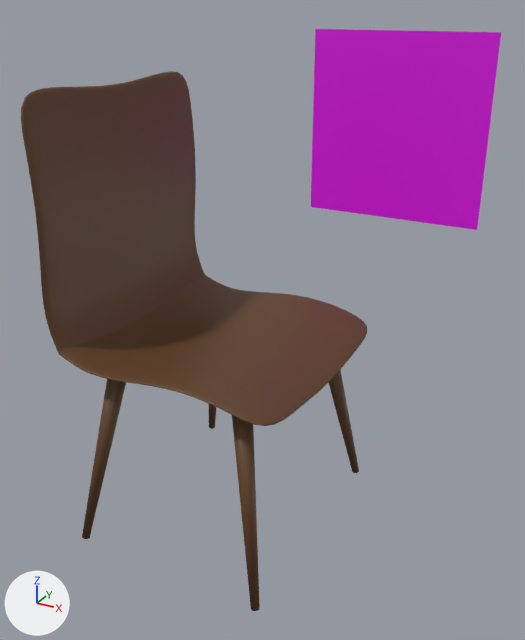
Two versions of the glTF model frontend/public/models/chair01.glb, one commit apart.
Rendered twice from a camera (50 mm lens) standing at (0.718, -1.178, 0.736) and looking at (0.003, 0.122, 0.086). The axes (+X, +Y, +Z) are drawn at lower left. The lights are the same throughout. Where no turn or scale is listed for an object, it has been applied to the vertices.

The scene before the commit, as lines of its bpy script (objects in view):
```python
me_geometry = bpy.data.meshes.new('geometry')
me_geometry.from_pydata(...)  # 2175 vertices, 4322 faces; spans x -0.268..0.223, y -0.26..0.268, z -0.34..0.595
me_geometry.materials.append(mat_plasticwoodmaterial)  # brown #614123
me_plane = bpy.data.meshes.new('Plane')
me_plane.from_pydata([(-0.23, 0.0, -0.23), (0.23, 0.0, -0.23), (-0.23, 0.0, 0.23), (0.23, 0.0, 0.23)], [], [(0, 1, 3), (0, 3, 2)])
me_plane.materials.append(mat_material)  # pink #df00e7
ob_chair = bpy.data.objects.new('chair', me_geometry)
ob_chair.location = (0.0, 0.0, 0.0)
ob_info_card = bpy.data.objects.new('info_card', me_plane)
ob_info_card.location = (0.111, 0.62, 0.441)
```
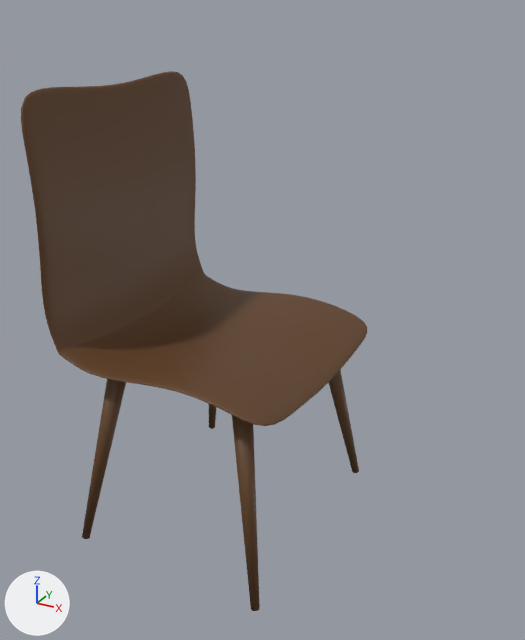
The newer file is also turned or shifted as a whole; pictures and numbers use the older file's frame.

The change in detail:
Object 'info_card' (ob_info_card) is deleted.

What differs and where, as boxes (x1, y1, x2, y2) in the pictures (525 x 640 px):
'info_card', deleted (pink): before (311, 29, 501, 230)
